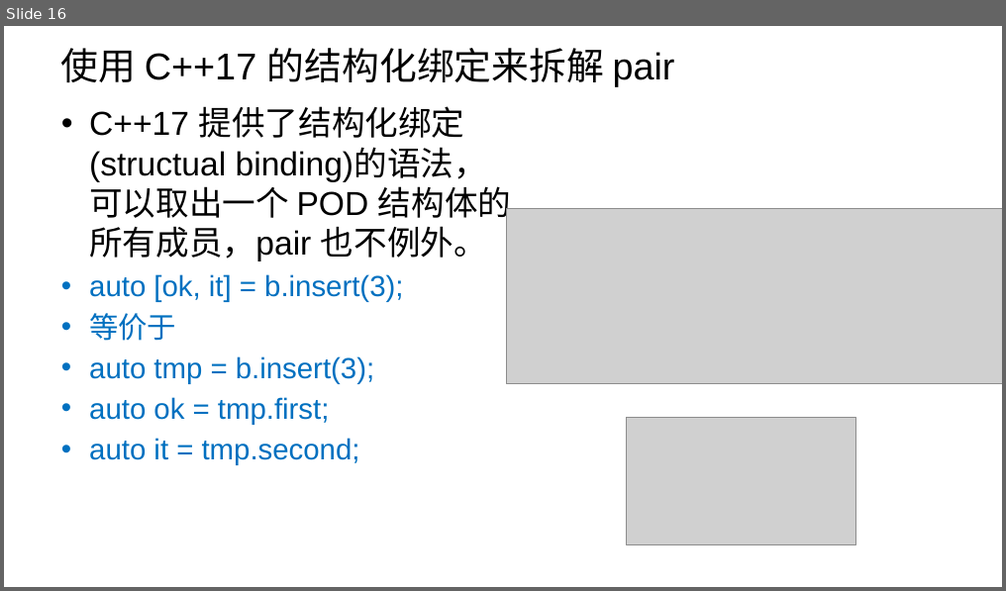
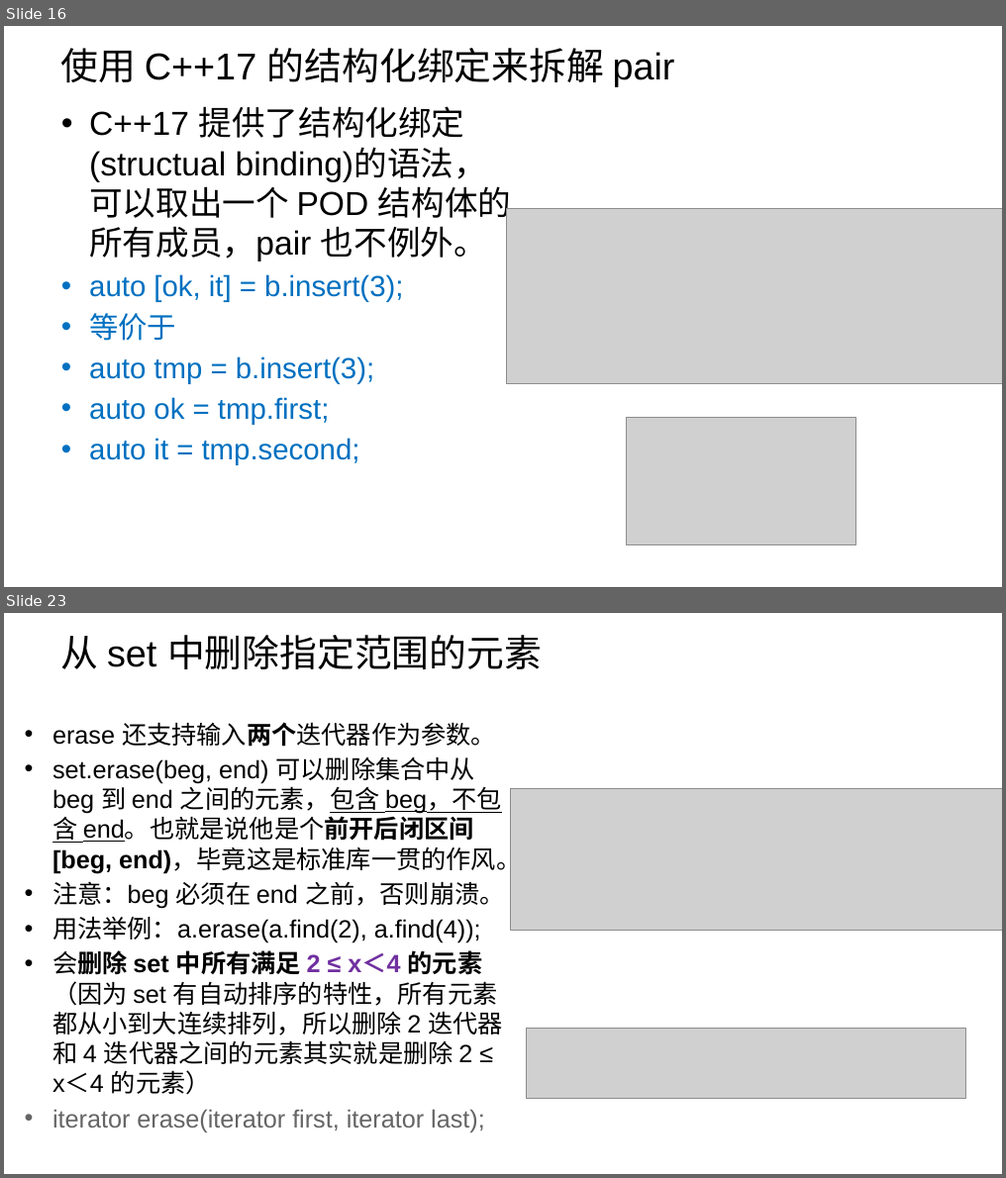
Before and after one commit to parallel101/course, a slide deck: 14/slides.pptx. Shown one above the other, each under a label of ours: slide 16 before the commit, slides 16 and 23 after it; the slides between them are not shown. The pictures are 1006x591 and 1006x1178 pixels, drawn with LibreOffice and Linux fonts; fonts in the diff are those of the drawing; grey boxes stand for pictures; background and template pictures are left out. Boxes give left, top, right and bottom in pixels: in the first picture for what was removed or moved away, otherwise in the second. Text is boxed around its words. In the diff, an @@ line names an element or a change of style, - is before the commit and + after.

```diff
--- a/14/slides.pptx
+++ b/14/slides.pptx
@@ slide 23 added at box(4, 613, 1002, 1174), background picture (left out) @@
@@ title added at box(61, 635, 542, 669), 36 pt, text #000000 @@
+从 set 中删除指定范围的元素
@@ text added at box(53, 722, 521, 1133), 24 pt, text #000000 @@
+• erase 还支持输入两个迭代器作为参数。
+• set.erase(beg, end) 可以删除集合中从 beg 到 end 之间的元素，包含 beg，不包含 end。也就是说他是个前开后闭区间 [beg, end)，毕竟这是标准库一贯的作风。
+• 注意：beg 必须在 end 之前，否则崩溃。
+• 用法举例：a.erase(a.find(2), a.find(4));
+• 会删除 set 中所有满足 2 ≤ x＜4 的元素（因为 set 有自动排序的特性，所有元素都从小到大连续排列，所以删除 2 迭代器和 4 迭代器之间的元素其实就是删除 2 ≤ x＜4 的元素）
+• iterator erase(iterator first, iterator last);
@@ picture added at box(510, 789, 1002, 931) @@
@@ picture added at box(527, 1029, 966, 1098) @@
```
Also in this commit, not shown: 2 slides changed, 21 other slides added, 12 other files.
